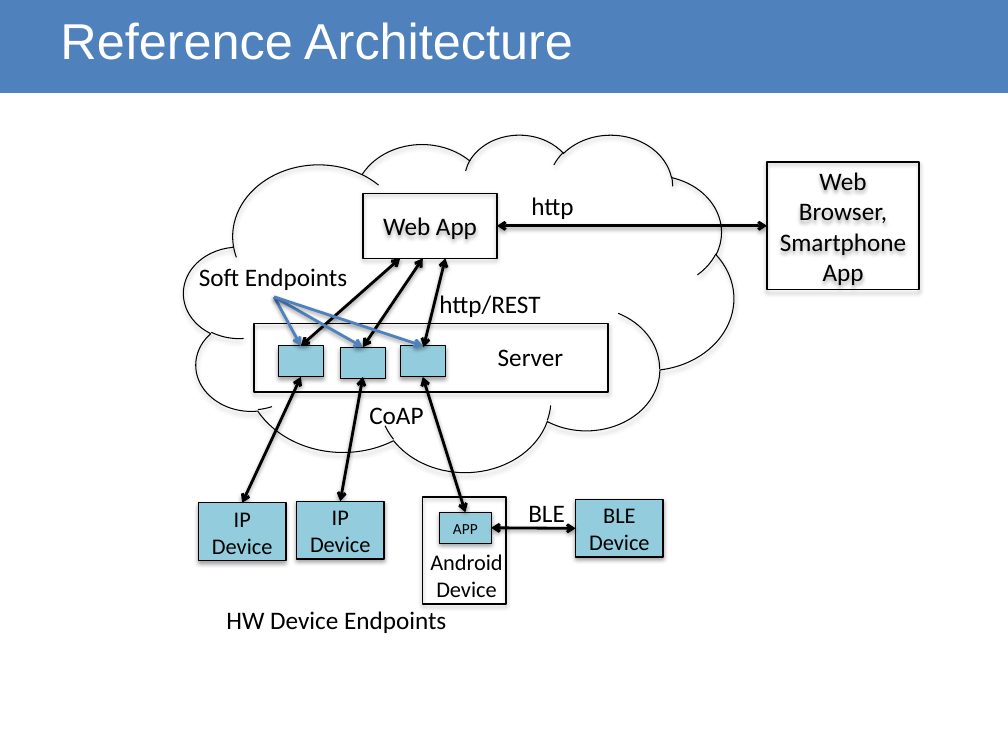
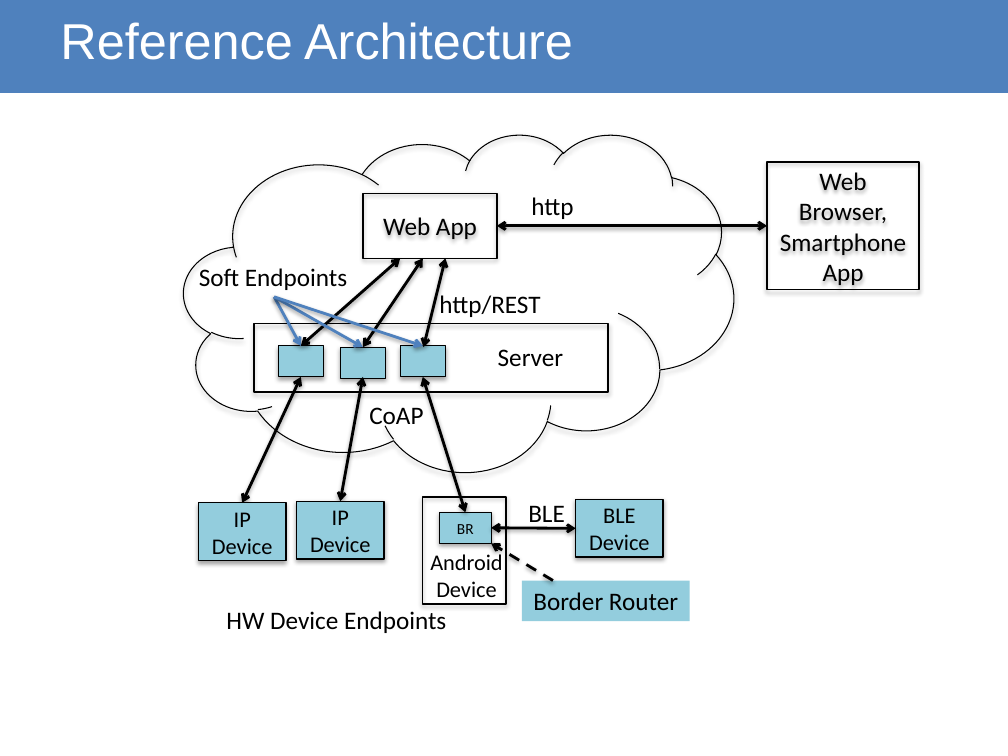
Before and after one commit to connectIOT/SpringIotCourse, a slide deck: slide 1 of Documents/mbed_iot_tutorial.pptx. Drawn at 1008x756 pixels with LibreOffice and Linux fonts; fonts in the diff are those of the drawing. Boxes give left, top, right and bottom in pixels: in the first picture for what was removed or moved away, otherwise in the second. Text is boxed around its words. In the diff, an @@ line names an element or a change of style, - is before the commit and + after.

```diff
--- a/Documents/mbed_iot_tutorial.pptx
+++ b/Documents/mbed_iot_tutorial.pptx
@@ text in rectangle at [457, 524, 474, 534]: text changed @@
-APP
+BR
@@ arrow added from (553, 581) to (491, 543), #000000 2 pt dashed @@
@@ rectangle added at [522, 581, 689, 621], fill #93CDDD, 18 pt, text #000000 @@
+Border Router
```
Also in this commit, not shown: 5 other slides changed, 1 other file.
